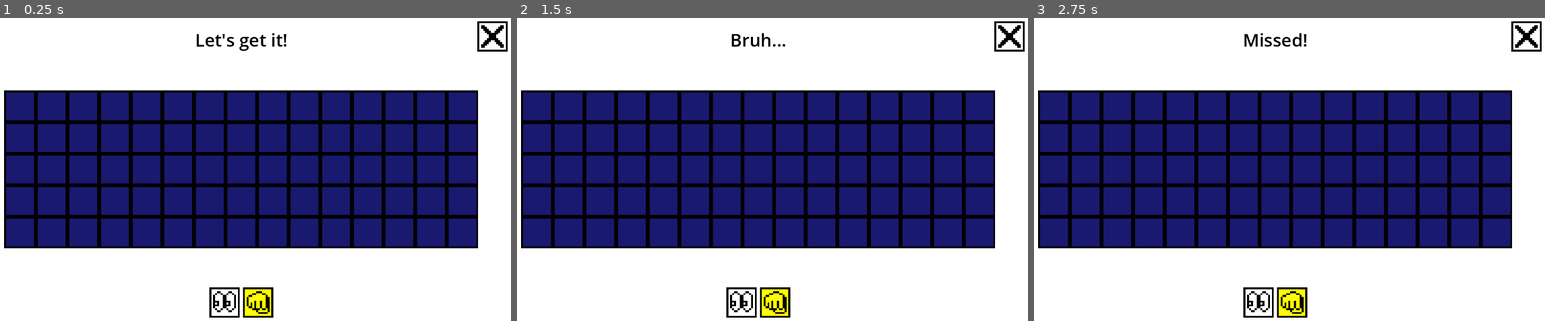
Above: before the commit, frames 1-3 (left to right).
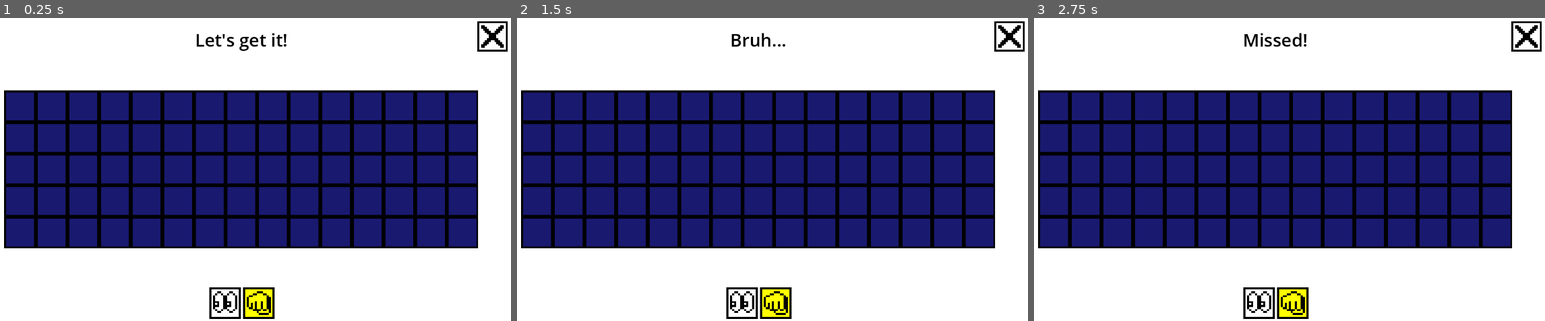
Above: after the commit, the same moments.

Repository: Zheltog/world-of-chunks
Game: Godot game, scene res://Scenes/main.tscn
Two runs of this game, one before a commit and one after it. Both use one fixed random seed, a clock stepped at 60 frames per second and the inputs below.
Inputs (mouse positions are in pixels of both pictures, inside the frame that each line leads up to):
- Up to frame 1 (0.25 s): no input
- Up to frame 2 (1.5 s): click (537, 105) at 0.52 s; click (537, 105) at 1.27 s
- Up to frame 3 (2.75 s): click (1054, 105) at 2.02 s

The runs differ from the first frame. In frame 1, 0.5% of the frame differs, in the area x 40-54%, y 88-100%; in frame 2, 0.5%; in frame 3, 0.5%.

Commit message:
dev-s for buttons sizes adaptation

Diff:
--- a/Scripts/Field.gd
+++ b/Scripts/Field.gd
@@ -27,6 +27,14 @@
 	_center = Vector2(screen_width / 2, screen_height / 2)
 	_cell_size = min(screen_width / (_cells_num_hor + 2), screen_height / (_cells_num_ver + 2))
 	_init_cells()
+
+
+func get_center() -> Vector2:
+	return _center
+
+
+func get_cell_size() -> int:
+	return _cell_size
 
 
 func light_up_cells(center: Coordinates, light_up_radius: int):
--- a/Scripts/GameController.gd
+++ b/Scripts/GameController.gd
@@ -32,10 +32,6 @@
 	EventBus.tank_moved.connect(_on_tank_moved)
 	EventBus.tank_escaped.connect(_on_tank_escaped)
 
-	_rocket_button = get_node("RocketButton")
-	_gun_button = get_node("GunButton")
-	_new_button = get_node("NewButton")
-	_new_button.hide()
 	_field = get_node("Field")
 	_field.init(cells_num_hor, cells_num_ver)
 	_tank = Tank.new()
@@ -43,8 +39,31 @@
 	_tank.stop_probability = 25
 	_label = get_node("Label")
 
+	_init_buttons()
+
 	_on_gun_button_pressed()
 	_print_new_message("Let's get it!")
+
+
+func _init_buttons():
+	var cell_size: int = _field.get_cell_size()
+	var center: Vector2 = _field.get_center()
+
+	_rocket_button = get_node("RocketButton")
+	_gun_button = get_node("GunButton")
+	_new_button = get_node("NewButton")
+	_new_button.hide()
+
+	var new_init_size_x = _new_button.texture_normal.get_width()
+	var new_init_size_y = _new_button.texture_normal.get_height()
+	var rocket_init_size_x = _rocket_button.texture_normal.get_width()
+	var rocket_init_size_y = _rocket_button.texture_normal.get_height()
+	var gun_init_size_x = _gun_button.texture_normal.get_width()
+	var gun_init_size_y = _gun_button.texture_normal.get_height()
+
+	_new_button.scale = Vector2(cell_size / _new_button.size.x, cell_size / _new_button.size.x)
+	_rocket_button.scale = Vector2(cell_size / _rocket_button.size.x, cell_size / _rocket_button.size.y)
+	_gun_button.scale = Vector2(cell_size / _gun_button.size.x, cell_size / _gun_button.size.x)
 
 
 func _process(delta):
